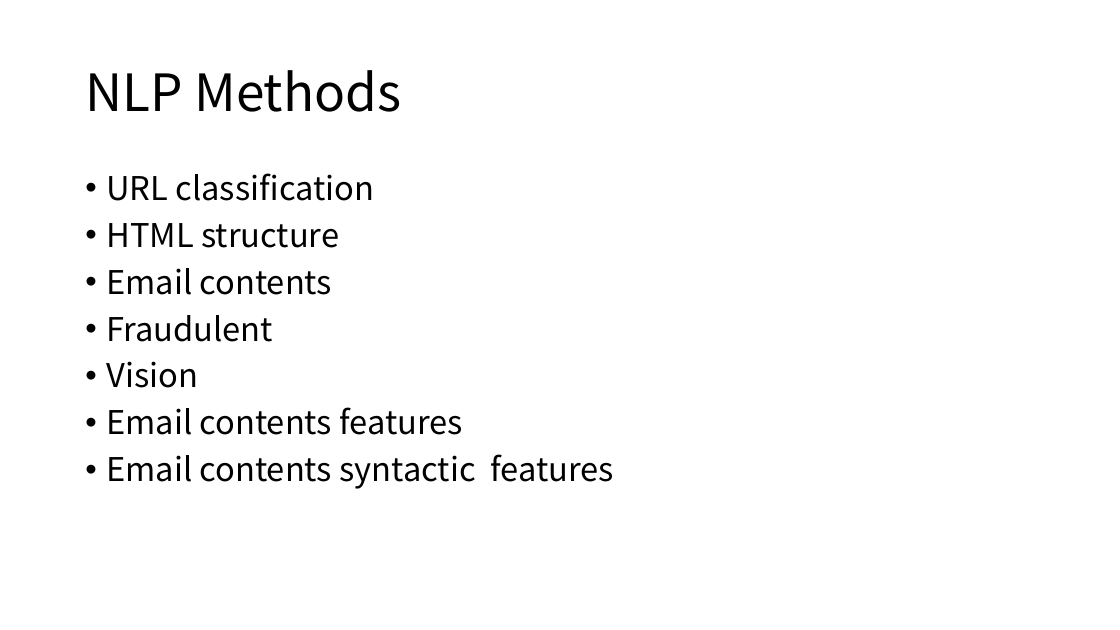
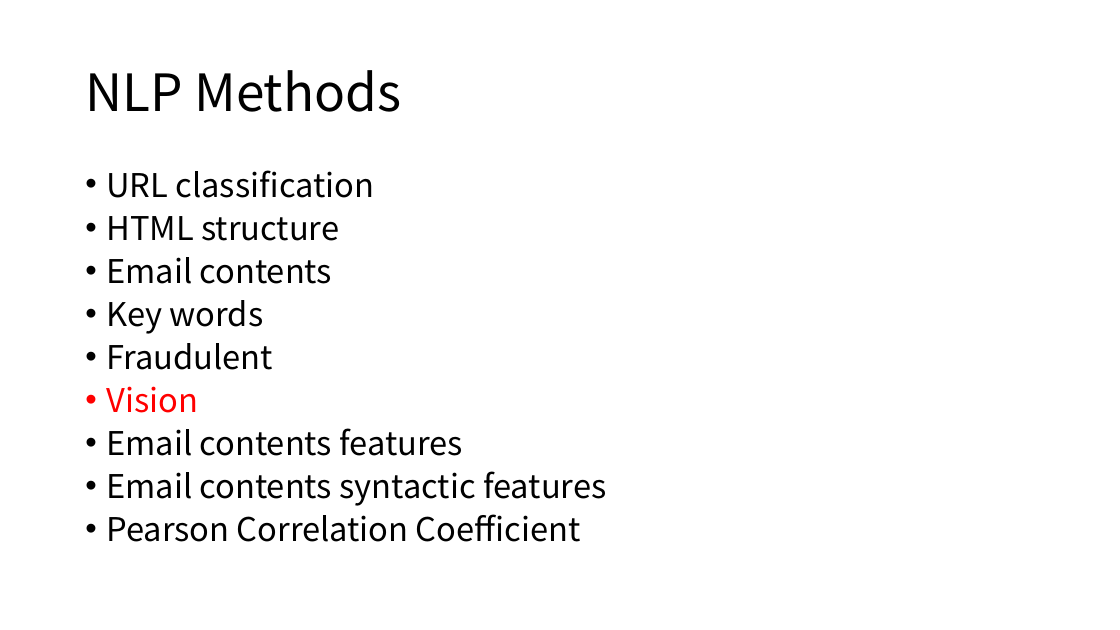
Before and after one commit to wang-zifu/anti-phishing, a slide deck: slide 6 of doc/AI Anti-phishing.pptx (slide 5 before the commit). Drawn at 1120x630 pixels with LibreOffice and Linux fonts; fonts in the diff are those of the drawing. Boxes give left, top, right and bottom in pixels: in the first picture for what was removed or moved away, otherwise in the second. Text is boxed around its words. In the diff, an @@ line names an element or a change of style, - is before the commit and + after.

```diff
--- a/doc/AI Anti-phishing.pptx
+++ b/doc/AI Anti-phishing.pptx
@@ text at (x1=106, y1=170, x2=607, y2=506): text colour #000000 to #FF0000 in "Vision"; line spacing 0.9 to 0.8 @@
@@ text at (x1=106, y1=300, x2=264, y2=334): paragraph added @@
+• Key words
@@ text at (x1=106, y1=514, x2=581, y2=542): paragraph added @@
+• Pearson Correlation Coefficient
```
Also in this commit, not shown: 7 other slides changed, 1 slide added.
